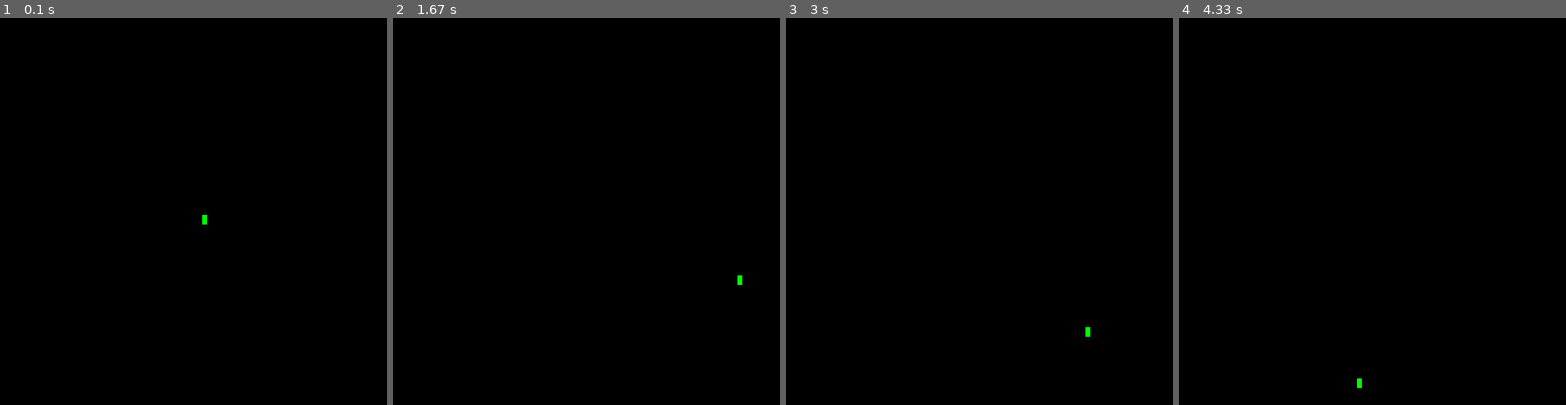
Above: before the commit, frames 1-4 (left to right).
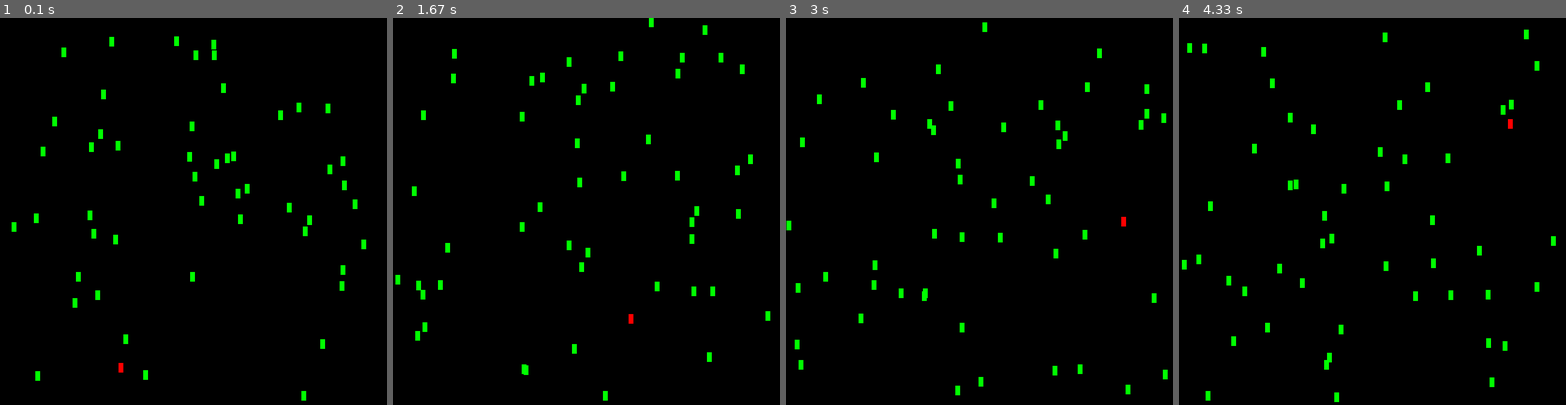
Above: after the commit, the same moments.

Repository: ajaysridhar0/APCSP-Final-Project
Game: pygame game, started from covid19_game.py
The game is run twice, just before and just after one commit, with the same random seed, the same clock (stepped at 60 frames per second) and the same inputs.
Inputs:
- Up to frame 1 (0.1 s): no input
- Up to frame 2 (1.67 s): no input
- Up to frame 3 (3 s): no input
- Up to frame 4 (4.33 s): no input

The runs differ from the first frame. In frame 1, 1.6% of the frame differs, in the area x 3-95%, y 4-99%; in frame 2, 1.6%; in frame 3, 1.6%; in frame 4, 1.6%.

Commit message:
Add multiple npcs

Diff:
--- a/covid19_game.py
+++ b/covid19_game.py
@@ -6,6 +6,8 @@
 # dimensions
 display_width = 800
 display_height = 800
+person_width = 10
+person_height = 20
 
 # color definitions
 black = (0, 0, 0)
@@ -41,20 +43,18 @@
     def __init__(self, pos, infected):
         self.pos = pos
         self.infected = infected
-        self.w = 10
-        self.h = 20
 
     def is_hit(self, axis, n):
         if axis == 'x':
-            if self.pos.x <= n <= self.pos.x + self.w:
+            if self.pos.x <= n <= self.pos.x + person_width:
                 return True
         elif axis == 'y':
-            if self.pos.y <= n <= self.pos.y + self.h:
+            if self.pos.y <= n <= self.pos.y + person_height:
                 return True
         return False
 
     def out_of_bounds(self):
-        if self.is_hit('x', 0) or self.is_hit('x', 800) or self.is_hit('y', 0) or self.is_hit('x', 800):
+        if self.is_hit('x', 0) or self.is_hit('x', display_width) or self.is_hit('y', 0) or self.is_hit('y', display_height):
             return True
         return False
 
@@ -64,18 +64,19 @@
         else:
             color = healthy_color
         pygame.draw.rect(game_display, color,
-                         [self.pos.x, self.pos.y, self.w, self.h])
+                         [self.pos.x, self.pos.y, person_width, person_height])
 
 
 # TODO: NPC and Player inherits from the player superclass
 class Npc(Patient):
-    def __init__(self, pos, infected):
+    def __init__(self, infected):
+        pos = Vector(
+            random.randrange(0, display_width - person_width),
+            random.randrange(0, display_height - person_height)
+        )
         Patient.__init__(self, pos, infected)
-        self.gen_vel()
-
-    def gen_vel(self):
-        self.vel = Vector(random.randrange(0, 200),
-                          random.randrange(0, 200))
+        self.vel = Vector(random.randrange(-200, 200),
+                          random.randrange(-200, 200))
         self.vel.normalize()
         scal = random.randrange(5, 20) / 10
         self.vel.x *= scal
@@ -88,9 +89,13 @@
             self.vel.y = -self.vel.y
 
     def move(self):
-        self.bounce()
         self.pos.x += self.vel.x
         self.pos.y += self.vel.y
+
+    def animate(self):
+        self.bounce()
+        self.move()
+        self.draw()
 
 
 # functions
@@ -100,15 +105,21 @@
 
 
 def game_loop():
-    test_npc = Npc(Vector(display_width/2, display_height/2), False)
+    population = []
+    for i in range(0, 50):
+        population.append(Npc(False))
+    joe = Npc(True)
+
     game_exit = False
     while not game_exit:
         for event in pygame.event.get():
             if event.type == pygame.QUIT:
                 quit_game()
         game_display.fill(black)
-        test_npc.move()
-        test_npc.draw()
+        for npc in population:
+            npc.animate()
+        joe.animate()
+
         pygame.display.flip()
         clock.tick(120)
 
